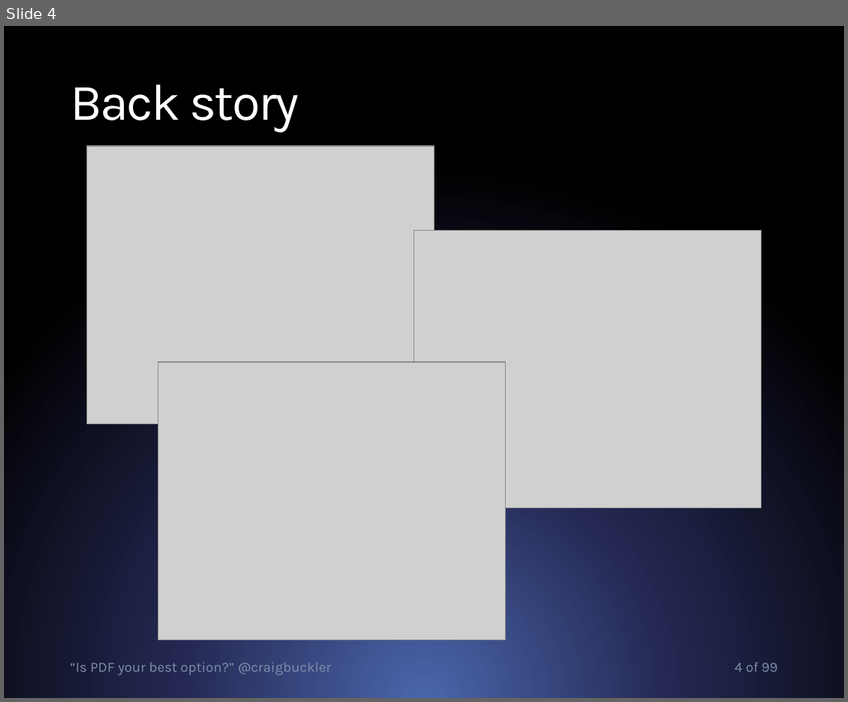
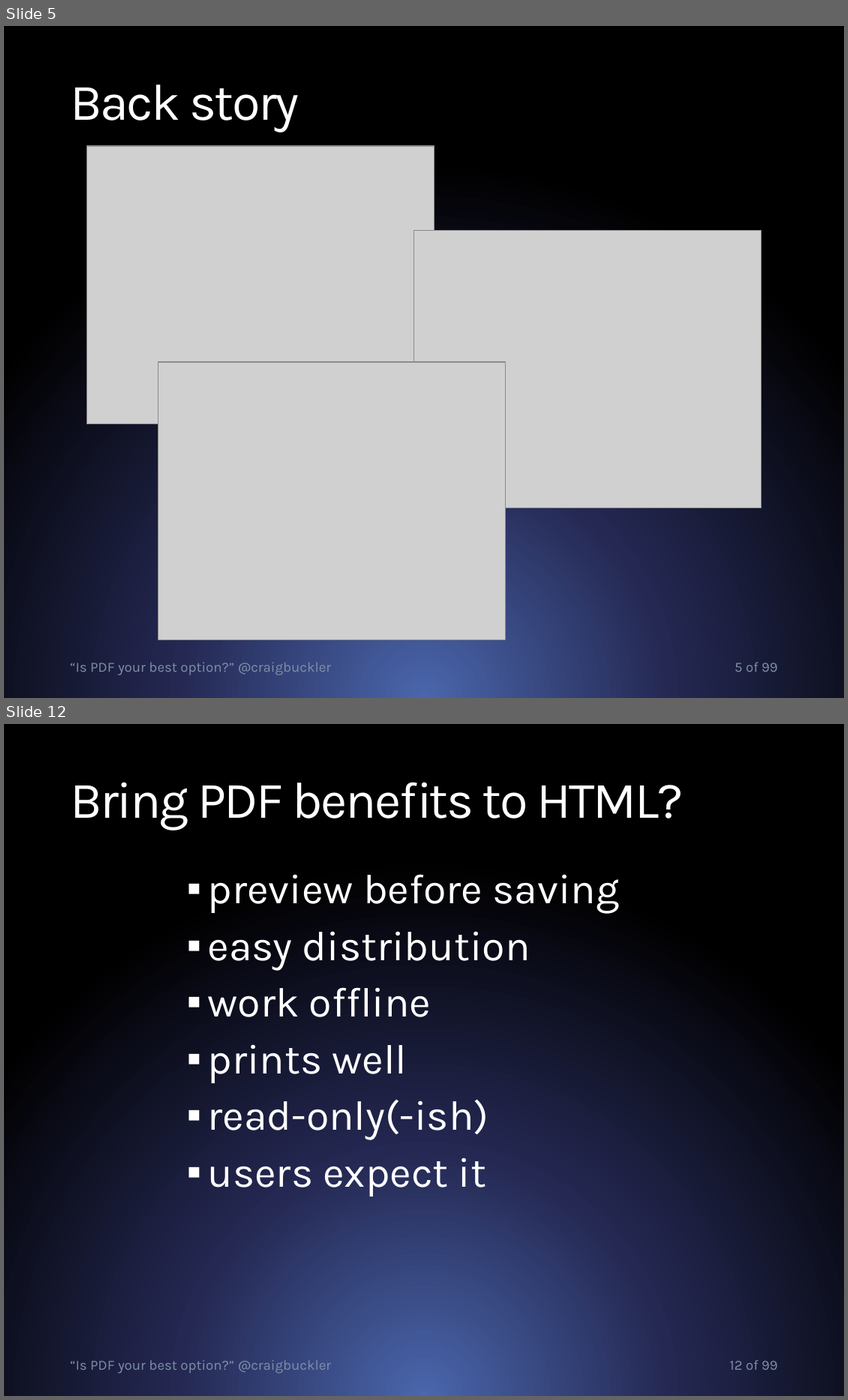
Before and after one commit to craigbuckler/html5-export, a slide deck: craigbuckler-pdf-html.pptx. Shown one above the other, each under a label of ours: slide 4 before the commit, slides 5 and 12 after it; the slides between them are not shown. The pictures are 848x702 and 848x1400 pixels, drawn with LibreOffice and Linux fonts; fonts in the diff are those of the drawing; grey boxes stand for pictures. Boxes give left, top, right and bottom in pixels: in the first picture for what was removed or moved away, otherwise in the second. Text is boxed around its words. In the diff, an @@ line names an element or a change of style, - is before the commit and + after.

```diff
--- a/craigbuckler-pdf-html.pptx
+++ b/craigbuckler-pdf-html.pptx
@@ slide 12 added at (4, 724, 844, 1396), background gradient #4A66AC to #242852 to #000000 @@
@@ title added at (70, 782, 683, 830), 44.3 pt, text #FFFFFF @@
+Bring PDF benefits to HTML?
@@ text added at (208, 874, 620, 1196), 36 pt, text #FFFFFF @@
+▪ preview before saving
+▪ easy distribution
+▪ work offline
+▪ prints well
+▪ read-only(-ish)
+▪ users expect it
@@ text added at (70, 1360, 331, 1374), 12.1 pt, text #7F8FA9 @@
+“Is PDF your best option?” @craigbuckler
@@ page number added at (730, 1360, 778, 1370), 12.1 pt, text #7F8FA9 @@
+12 of 99
@@ what was slide 4 is now slide 5 @@
@@ page number at (734, 662, 778, 672): text changed @@
-4 of 99
+5 of 99
```
Also in this commit, not shown: 1 slide changed, 7 other slides added, 3 other files.
